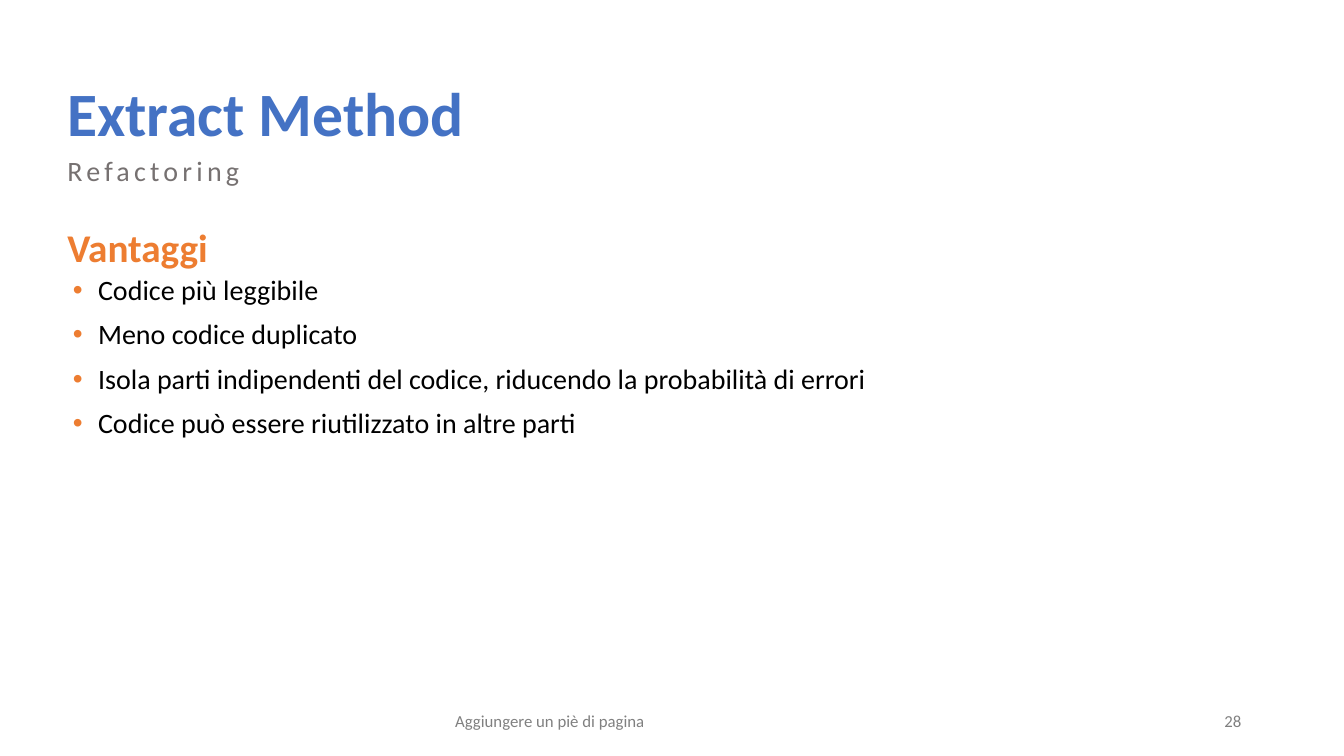
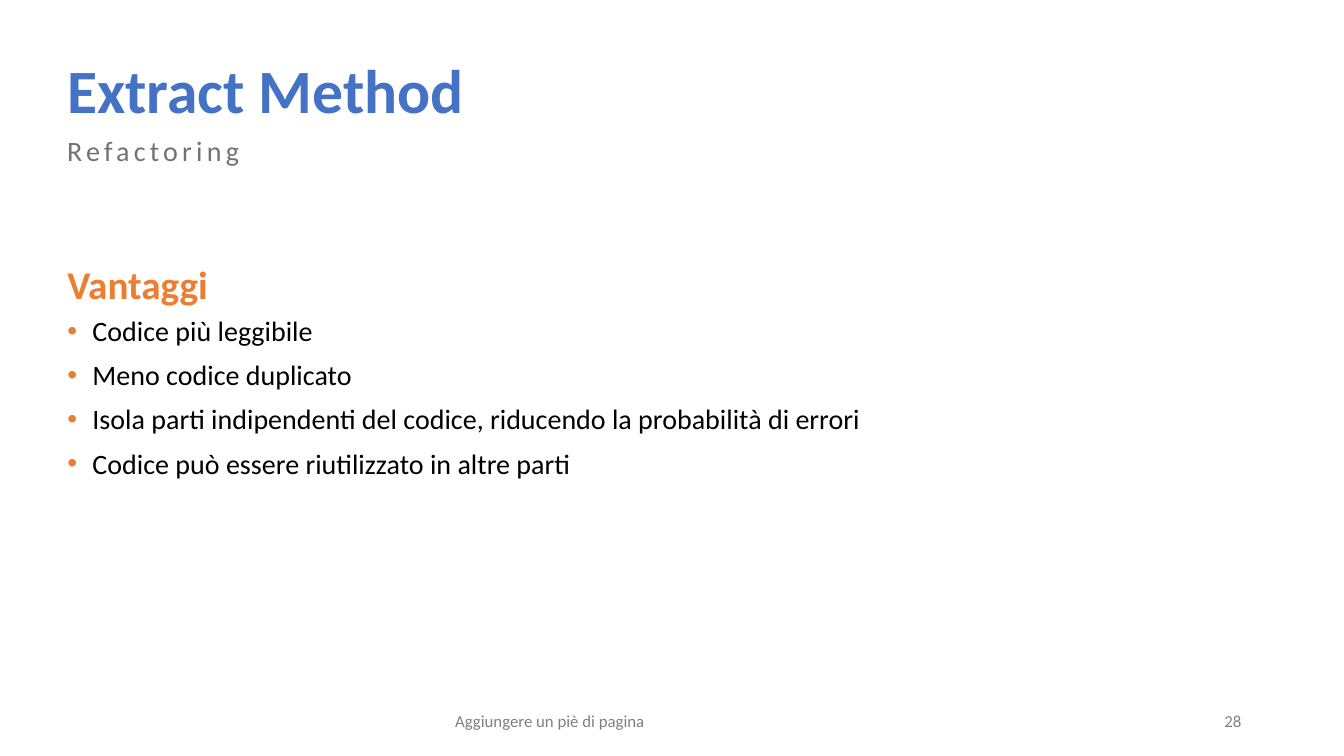
Before and after one commit to salvalai-matteo/EventBookDocumentation, a slide deck: slide 28 of Progetto Ingegneria SW.pptx. Drawn at 1344x756 pixels with LibreOffice and Linux fonts; fonts in the diff are those of the drawing. Boxes give left, top, right and bottom in pixels: in the first picture for what was removed or moved away, otherwise in the second. Text is boxed around its words. In the diff, an @@ line names an element or a change of style, - is before the commit and + after.

```diff
--- a/Progetto Ingegneria SW.pptx
+++ b/Progetto Ingegneria SW.pptx
@@ title "Extract Method": place and size @@
-title "Extract Method" at [67, 92, 464, 137]
+title "Extract Method" at [67, 69, 464, 114]
@@ text "Refactoring": place and size @@
-text "Refactoring" at [67, 162, 239, 186]
+text "Refactoring" at [67, 142, 239, 166]
@@ text "Vantaggi": place and size @@
-text "Vantaggi" at [67, 234, 207, 269]
+text "Vantaggi" at [67, 271, 207, 306]
@@ text "Codice più leggibile": place and size @@
-text "Codice più leggibile" at [98, 280, 865, 438]
+text "Codice più leggibile" at [92, 321, 860, 479]
```
Also in this commit, not shown: 26 other slides changed, 1 slide added, 4 slides removed.
